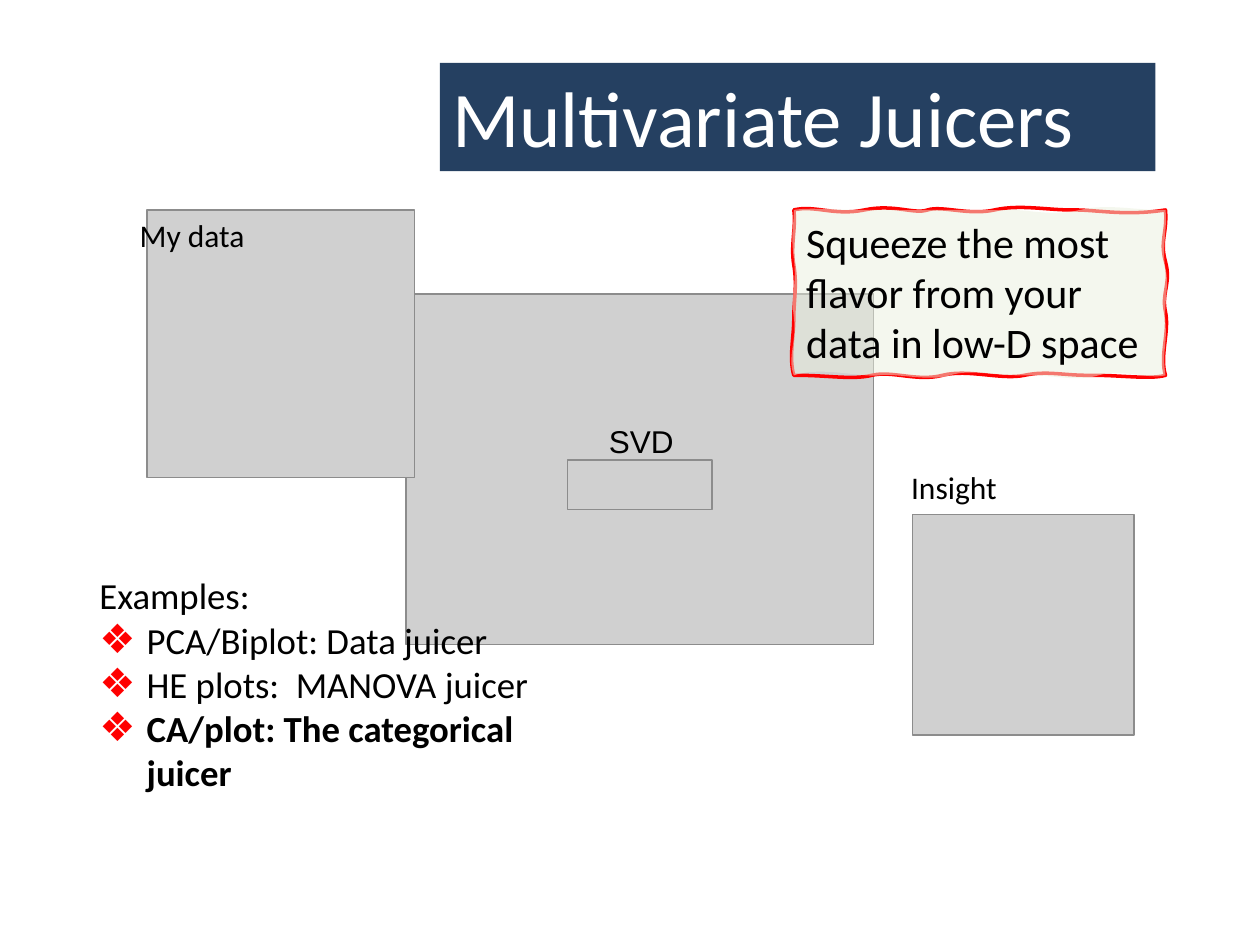
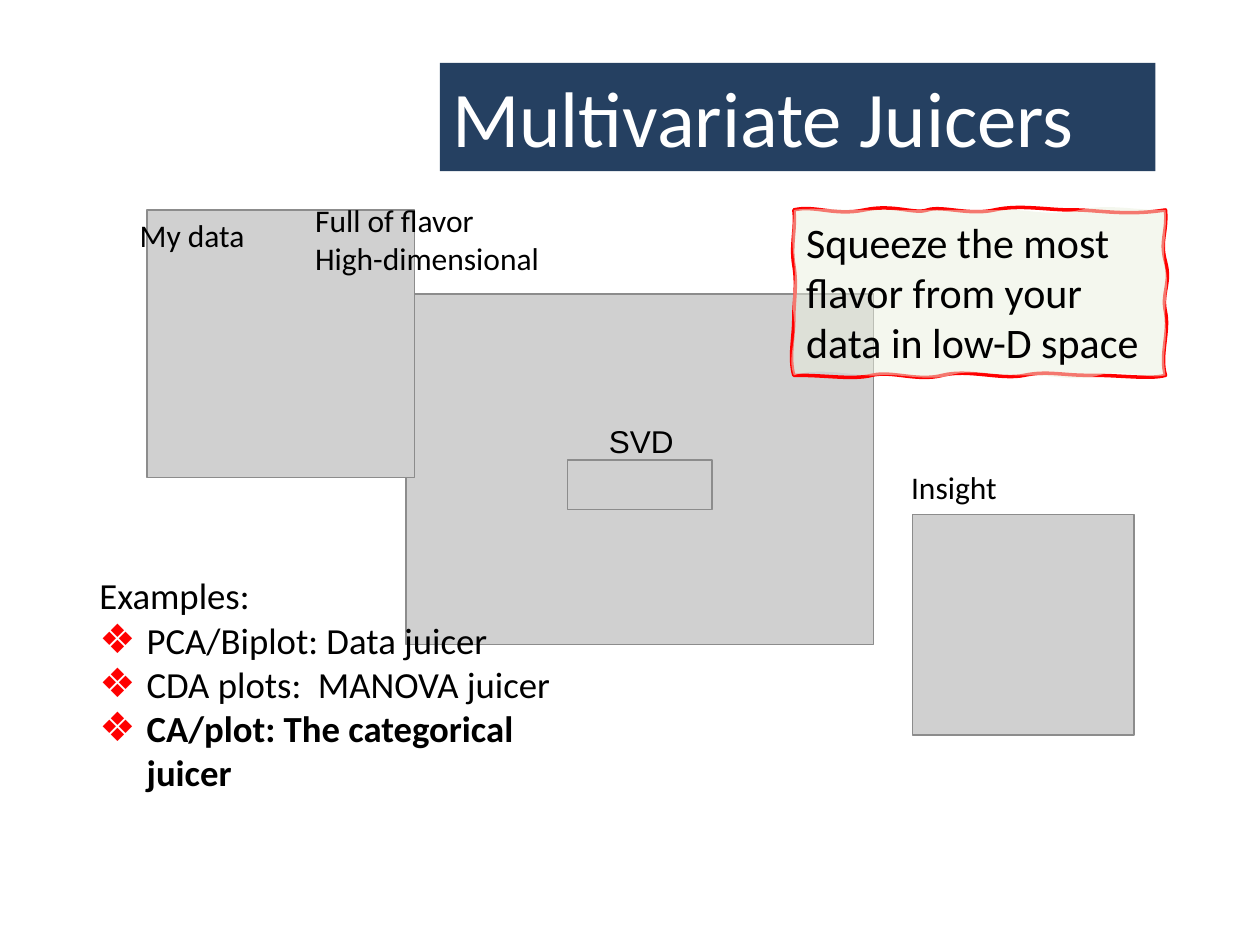
Before and after one commit to friendly/psy6136, a slide deck: slide 3 of lectures/05-Corresp.pptx. Drawn at 1260x945 pixels with LibreOffice and Linux fonts; fonts in the diff are those of the drawing; grey boxes stand for pictures. Boxes give left, top, right and bottom in pixels: in the first picture for what was removed or moved away, otherwise in the second. Text is boxed around its words. In the diff, an @@ line names an element or a change of style, - is before the commit and + after.

```diff
--- a/lectures/05-Corresp.pptx
+++ b/lectures/05-Corresp.pptx
@@ text added at <box>315,205,539,277</box>, 18 pt, text #000000 @@
+Full of flavor
+High-dimensional
@@ text at <box>147,672,550,705</box>: text changed @@
-❖ HE plots: MANOVA juicer
+❖ CDA plots: MANOVA juicer
```
Also in this commit, not shown: 3 other slides changed, 1 slide added, 11 other files.
